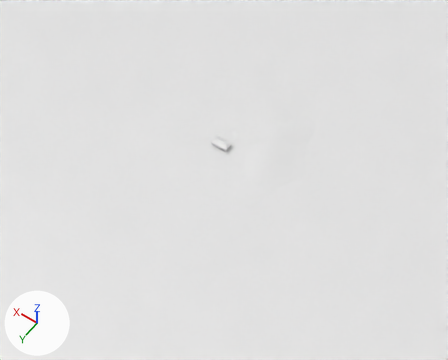
An edit to the Blender file Assets/Scenes/BallpitLagoon/Models/BallpitLagoon.blend, drawn before and after from the same camera.
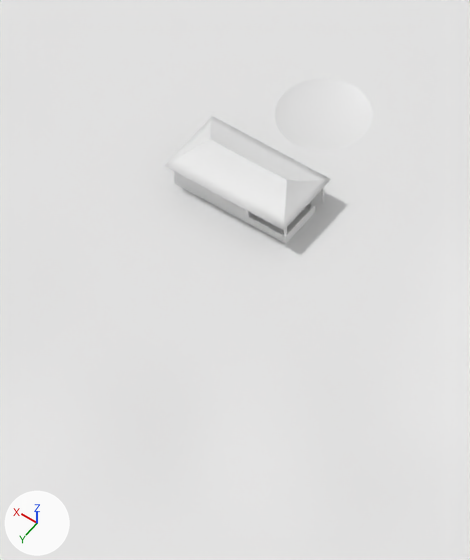
Each version is shown whole from a 50 mm lens placed at (-295.0, 408.0, 575.0), pointed at (-15.0, 16.0, -41.0), then close up on the part from 42% to 56% of the width and 34% to 54% of the height. Arrows for +X, +Y and +Z are at lower left; the lights stay in place.

Script lines for the objects in view, before the commit:
```python
me_cube_027 = bpy.data.meshes.new('Cube.027')
me_cube_027.from_pydata(...)  # 18788 vertices, 18517 faces; spans x -187.0..187.0, y -207.0..167.0, z -30.0..5.0
me_cube_027.materials.append(mat_mat_main)  # its picture is missing
me_cube_028 = bpy.data.meshes.new('Cube.028')
me_cube_028.from_pydata(...)  # 176 vertices, 172 faces; spans x -10.9..10.9, y -4.6..6.1, z 0.1..5.1
me_cube_028.materials.append(mat_mat_main)  # its picture is missing
me_cube_029 = bpy.data.meshes.new('Cube.029')
me_cube_029.from_pydata(...)  # 45 vertices, 40 faces; spans x -11.3..11.9, y -5.7..7.2, z 4.8..8.1
me_cube_029.polygons.foreach_set('use_smooth', [True] * 40)
me_cube_029.materials.append(mat_mat_main)  # its picture is missing
ob_beach = bpy.data.objects.new('Beach', me_cube_027)
ob_beach.location = (0.0, 0.0, 0.0)
ob_tikihutroof = bpy.data.objects.new('TikiHutRoof', me_cube_029)
ob_tikihutroof.location = (0.0, 0.0, 0.0)
_m = ob_tikihutroof.modifiers.new('Solidify', 'SOLIDIFY')
_m.thickness = 0.16
ob_tikihutwalls = bpy.data.objects.new('TikiHutWalls', me_cube_028)
ob_tikihutwalls.location = (0.0, 0.0, 0.0)
```
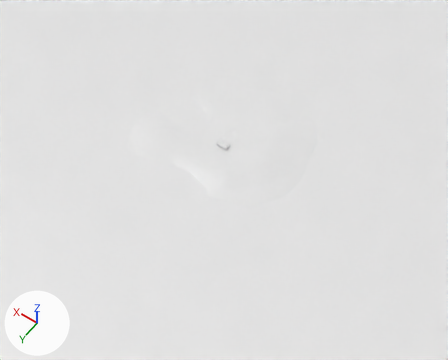
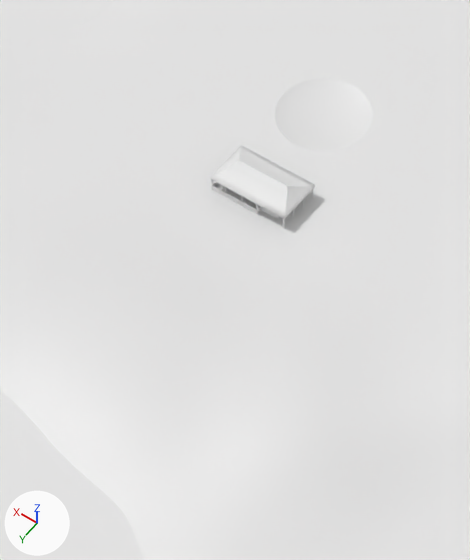
Pixel boxes (x1, y1, x2, y2) of what changed, in the close-ups (470 x 560 px; the box of a moved part takes in the faces that stretch with it):
'TikiHutRoof', mesh rescaled (36% narrower, 36% shorter): before (164, 116, 331, 230); after (210, 146, 316, 219)
part 1 of me_cube_028, rebuilt (27% narrower, 33% shorter): before (174, 172, 315, 244); after (211, 180, 313, 228)
part 2 of me_cube_028, deleted: before (321, 188, 324, 204)
part 4 of me_cube_027, moved or reshaped: (0, 0, 470, 560) in both
'Ocean', unchanged, uncovered by the edit: after (0, 0, 145, 560)

The change in detail:
me_cube_028 is used by ob_tikihutwalls; location (0.0, 0.0, 0.0).
me_cube_028 had 176 vertices, 172 faces and spanned x -10.9..10.9, y -4.6..6.1, z 0.1..5.1.
me_cube_028 now has 476 vertices, 498 faces and spans x -8.9..5.3, y -4.5..3.6, z 0.2..2.8.
me_cube_028 part 1: the loose piece of 168 vertices spanning x -10.9..10.9, y -4.6..6.1, z 0.1..5.1 is rebuilt with 476 vertices and now spans x -8.9..5.3, y -4.5..3.6, z 0.2..2.8.
me_cube_028 part 2: the loose piece of 8 vertices spanning x -10.9..-10.6, y -4.6..-4.2, z 0.1..5.1 is deleted.
me_cube_029 has 45 vertices, 40 faces and spans x -11.3..11.9, y -5.7..7.2, z 4.8..8.1.
me_cube_029 is used by ob_tikihutroof; location (0.0, 0.0, 0.0).
me_cube_029 part 3: the whole mesh is scaled about its middle by (0.63, 0.658, 0.658), then moved by (-2.1, -1.3, -2.6).
me_cube_027 is used by ob_beach; location (0.0, 0.0, 0.0).
me_cube_027 had 18788 vertices, 18517 faces and spanned x -187.0..187.0, y -207.0..167.0, z -30.0..5.0.
me_cube_027 now has 18788 vertices, 18517 faces and spans x -187.0..187.0, y -207.0..167.0, z -30.0..7.0.
me_cube_027 part 4: 2615 of 18788 vertices moved; they spanned x -115.0..126.0, y -91.0..104.0, z -6.0..5.0 and now span x -115.0..126.0, y -91.0..104.0, z -7.0..7.0; mean shift (0.0, 0.0, 0.0); largest move (0.0, 73.0, 0.0) -> (0.0, 73.0, -6.0).
